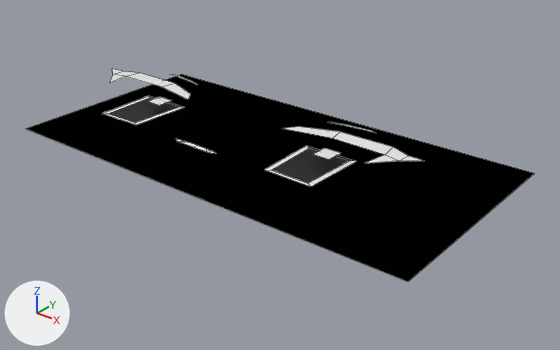
One commit to the Blender file StewartPlatform/Assets/cadmodel/face.blend: the scene before it, then after it.
Before and after are seen from a camera (50 mm lens) standing at (125.6, -149.9, 78.5) and looking at (7.1, -1.8, -13.3). Lighting does not change. The marker at lower left points along +X, +Y and +Z. The picture after the commit comes second. Mesh edges are drawn as thin lines.

Names of what the first picture shows: 'Cube', 'Eye_Right'.
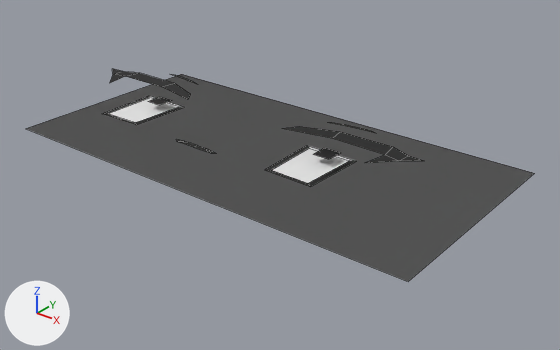
The change in detail:
Material 'white.001' (mat_white_001) is new.
Its base color is (1.0, 1.0, 1.0) (white #ffffff).
me_cube_001 has 4 vertices, 1 face and spans x -1.0..1.0, y -1.0..1.0, z 0.0.
me_cube_001 no longer uses material mat_black (black #000000).
me_cube_001 gains material mat_white_001 (white #ffffff).
me_cube_005 has 74 vertices, 36 faces and spans x -0.82..0.82, y -0.84..0.01, z 0.0..8.71.
me_cube_005 is used by ob_eye_right; location (0.0, 0.0, 1.6); scale (64.0, 32.0, 0.5).
me_cube_005 part 1: all 32 faces that had it switch from mat_white (white #e7e7e7) to mat_black (black #000000).
me_cube_005 part 2: all 4 faces that had it switch from mat_black (black #000000) to mat_white (white #e7e7e7).
me_cube_015 has 4 vertices, 1 face and spans x -1.0..1.0, y -1.0..1.0, z 0.0.
me_cube_015 no longer uses material mat_black_001 (black #000000).
me_cube_015 gains material mat_white_001 (white #ffffff).

Boxes (x1, y1, x2, y2) around the edits, measured in the pictures (560 x 350 px):
'Cube', recoloured (black to white)
    both: (26, 74, 534, 281)
'Cube.005', recoloured (black to white)
    both: (26, 74, 534, 281)
part 1 of me_cube_005, recoloured
    both: (102, 69, 423, 187)
part 2 of me_cube_005, recoloured
    both: (108, 96, 355, 183)
